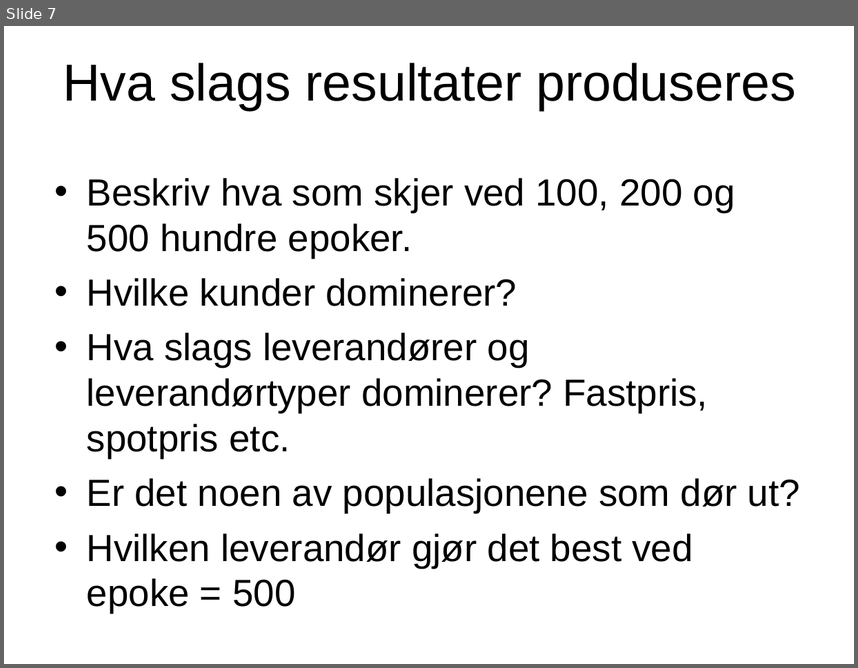
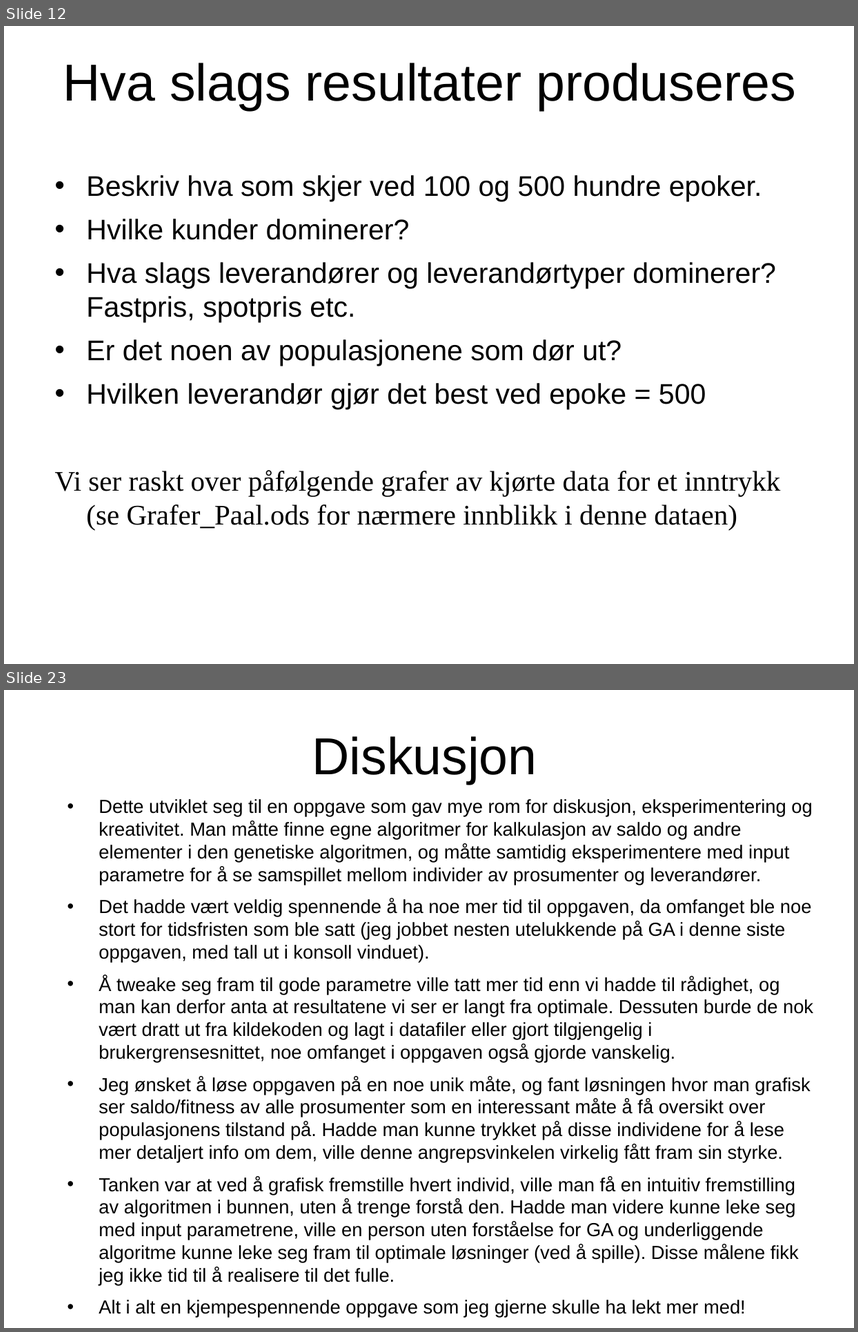
Before and after one commit to ptrefall/ste6246tradingagent, a slide deck: doc/4D_slides_Paal.ppt. Shown one above the other, each under a label of ours: slide 7 before the commit, slides 12 and 23 after it; the slides between them are not shown. The pictures are 858x668 and 858x1332 pixels, drawn with LibreOffice and Linux fonts; fonts in the diff are those of the drawing. Boxes give left, top, right and bottom in pixels: in the first picture for what was removed or moved away, otherwise in the second. Text is boxed around its words. In the diff, an @@ line names an element or a change of style, - is before the commit and + after.

```diff
--- a/doc/4D_slides_Paal.ppt
+++ b/doc/4D_slides_Paal.ppt
@@ slide 23 added at bbox=[4, 690, 854, 1328], background #FFFFFF @@
@@ text added at bbox=[312, 736, 537, 785], 44 pt, text #000000 @@
+Diskusjon
@@ text added at bbox=[99, 799, 813, 1317], 16 pt, text #000000 @@
+• Dette utviklet seg til en oppgave som gav mye rom for diskusjon, eksperimentering og kreativitet. Man måtte finne egne algoritmer for kalkulasjon av saldo og andre elementer i den genetiske algoritmen, og måtte samtidig eksperimentere med input parametre for å se samspillet mellom individer av prosumenter og leverandører.
+• Det hadde vært veldig spennende å ha noe mer tid til oppgaven, da omfanget ble noe stort for tidsfristen som ble satt (jeg jobbet nesten utelukkende på GA i denne siste oppgaven, med tall ut i konsoll vinduet).
+• Å tweake seg fram til gode parametre ville tatt mer tid enn vi hadde til rådighet, og man kan derfor anta at resultatene vi ser er langt fra optimale. Dessuten burde de nok vært dratt ut fra kildekoden og lagt i datafiler eller gjort tilgjengelig i brukergrensesnittet, noe omfanget i oppgaven også gjorde vanskelig.
+• Jeg ønsket å løse oppgaven på en noe unik måte, og fant løsningen hvor man grafisk ser saldo/fitness av alle prosumenter som en interessant måte å få oversikt over populasjonens tilstand på. Hadde man kunne trykket på disse individene for å lese mer detaljert info om dem, ville denne angrepsvinkelen virkelig fått fram sin styrke.
+• Tanken var at ved å grafisk fremstille hvert individ, ville man få en intuitiv fremstilling av algoritmen i bunnen, uten å trenge forstå den. Hadde man videre kunne leke seg med input parametrene, ville en person uten forståelse for GA og underliggende algoritme kunne leke seg fram til optimale løsninger (ved å spille). Disse målene fikk jeg ikke tid til å realisere til det fulle.
+• Alt i alt en kjempespennende oppgave som jeg gjerne skulle ha lekt mer med!
@@ what was slide 7 is now slide 12 @@
@@ slide 12 changed as well @@
@@ text at bbox=[86, 175, 762, 202]: text changed; size 32 to 24 pt @@
-• Beskriv hva som skjer ved 100, 200 og 500 hundre epoker.
+• Beskriv hva som skjer ved 100 og 500 hundre epoker.
@@ text at bbox=[86, 219, 776, 410]: size 32 to 24 pt in "Hvilke kunder dominerer?", "Hva slags leverandører og leverandørtyper dominerer? Fastpri ...", "Er det noen av populasjonene som dør ...", "Hvilken leverandør gjør det best ved epoke ..." @@
@@ text at bbox=[55, 470, 780, 530]: paragraph added @@
+Vi ser raskt over påfølgende grafer av kjørte data for et inntrykk (se Grafer_Paal.ods for nærmere innblikk i denne dataen)
```
Also in this commit, not shown: 5 other slides changed, 14 other slides added, 11 slides removed, 1 other file.
